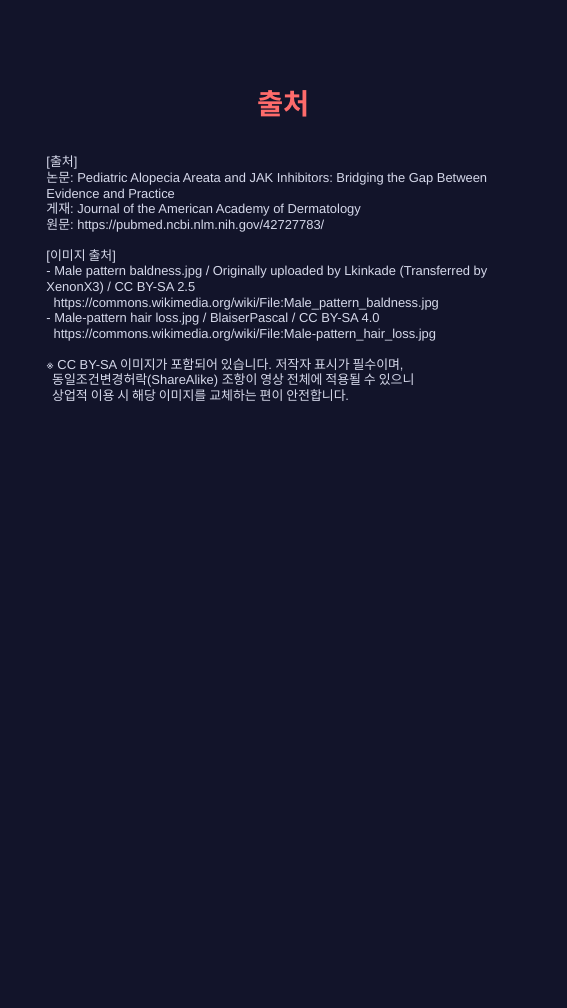
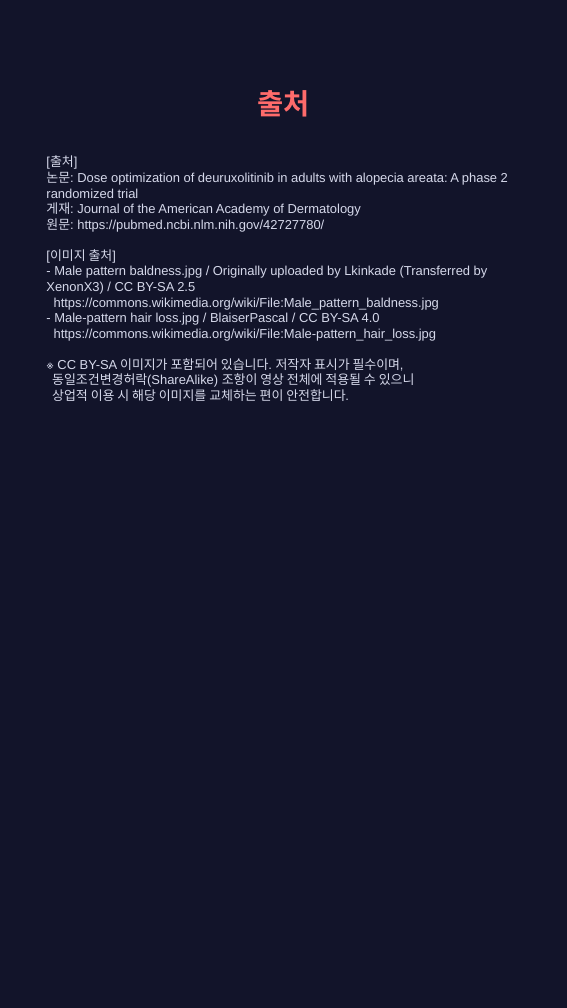
Before and after one commit to hyokang2010-BJ-ANTH/product-builder-test, a slide deck: slide 7 of data/2026-09-13/slides.pptx. Drawn at 567x1008 pixels with LibreOffice and Linux fonts; fonts in the diff are those of the drawing. Boxes give left, top, right and bottom in pixels: in the first picture for what was removed or moved away, otherwise in the second. Text is boxed around its words. In the diff, an @@ line names an element or a change of style, - is before the commit and + after.

```diff
--- a/data/2026-09-13/slides.pptx
+++ b/data/2026-09-13/slides.pptx
@@ text at <box>46,156,508,401</box>: text changed @@
-[출처]
-논문: Pediatric Alopecia Areata and JAK Inhibitors: Bridging the Gap Between Evidence and Practice
-게재: Journal of the American Academy of Dermatology
-원문: https://pubmed.ncbi.nlm.nih.gov/42727783/
-[이미지 출처]
-- Male pattern baldness.jpg / Originally uploaded by Lkinkade (Transferred by XenonX3) / CC BY-SA 2.5
-https://commons.wikimedia.org/wiki/File:Male_pattern_baldness.jpg
-- Male-pattern hair loss.jpg / BlaiserPascal / CC BY-SA 4.0
-https://commons.wikimedia.org/wiki/File:Male-pattern_hair_loss.jpg
-※ CC BY-SA 이미지가 포함되어 있습니다. 저작자 표시가 필수이며,
-동일조건변경허락(ShareAlike) 조항이 영상 전체에 적용될 수 있으니
-상업적 이용 시 해당 이미지를 교체하는 편이 안전합니다.
+[출처]
+논문: Dose optimization of deuruxolitinib in adults with alopecia areata: A phase 2 randomized trial
+게재: Journal of the American Academy of Dermatology
+원문: https://pubmed.ncbi.nlm.nih.gov/42727780/
+[이미지 출처]
+- Male pattern baldness.jpg / Originally uploaded by Lkinkade (Transferred by XenonX3) / CC BY-SA 2.5
+https://commons.wikimedia.org/wiki/File:Male_pattern_baldness.jpg
+- Male-pattern hair loss.jpg / BlaiserPascal / CC BY-SA 4.0
+https://commons.wikimedia.org/wiki/File:Male-pattern_hair_loss.jpg
+※ CC BY-SA 이미지가 포함되어 있습니다. 저작자 표시가 필수이며,
+동일조건변경허락(ShareAlike) 조항이 영상 전체에 적용될 수 있으니
+상업적 이용 시 해당 이미지를 교체하는 편이 안전합니다.
```
Also in this commit, not shown: 2 other slides changed, 2 slides added, 2 slides removed, 21 other files.
